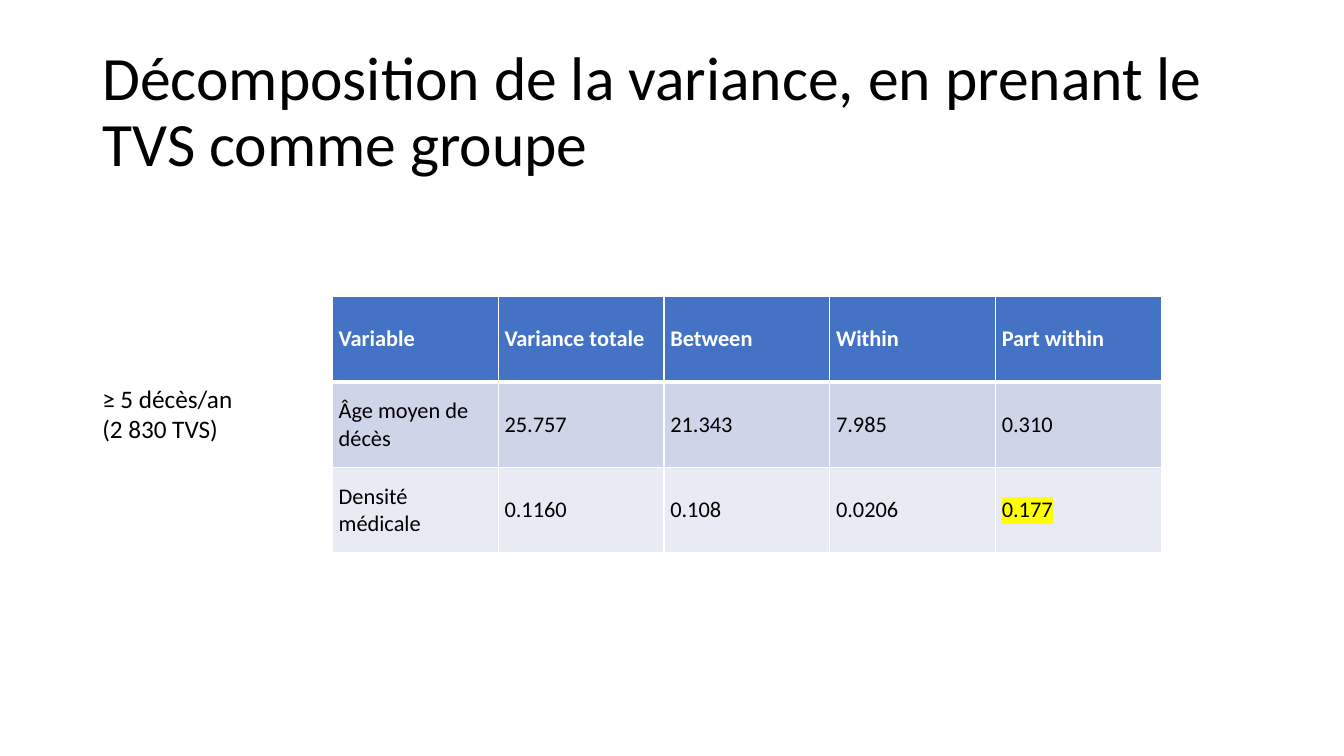
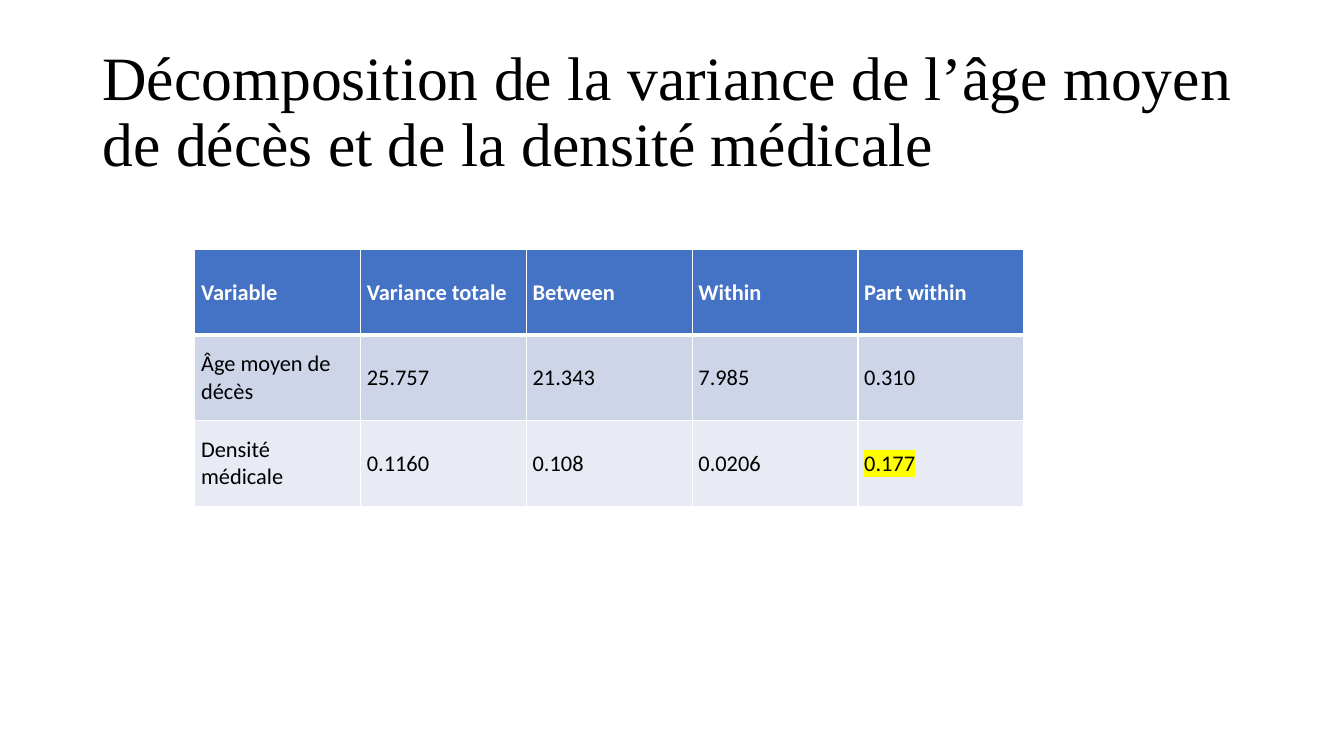
Before and after one commit to mchabaud/Project-DSSS, a slide deck: slide 10 of Presentation_13_04_22.pptx (slide 15 before the commit). Drawn at 1344x756 pixels with LibreOffice and Linux fonts; fonts in the diff are those of the drawing. Boxes give left, top, right and bottom in pixels: in the first picture for what was removed or moved away, otherwise in the second. Text is boxed around its words. In the diff, an @@ line names an element or a change of style, - is before the commit and + after.

```diff
--- a/Presentation_13_04_22.pptx
+++ b/Presentation_13_04_22.pptx
@@ title at (102, 57, 1231, 167): text changed; font Calibri to Times New Roman @@
-Décomposition de la variance, en prenant le TVS comme groupe
+Décomposition de la variance de l’âge moyen de décès et de la densité médicale
@@ table: place and size @@
-table at (333, 296, 1159, 554)
+table at (195, 250, 1021, 507)
@@ text removed at (102, 390, 232, 442) @@
-≥ 5 décès/an
-(2 830 TVS)
```
Also in this commit, not shown: 10 other slides changed, 5 slides added, 8 slides removed.
